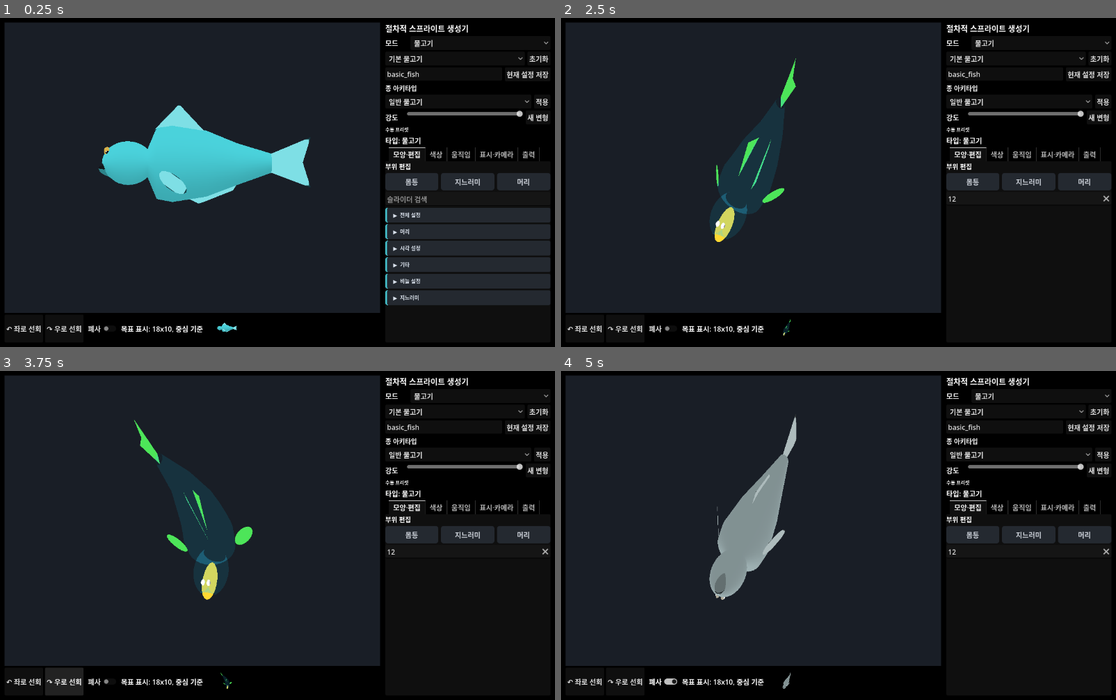
Above: before the commit, frames 1-4 (two rows, left to right).
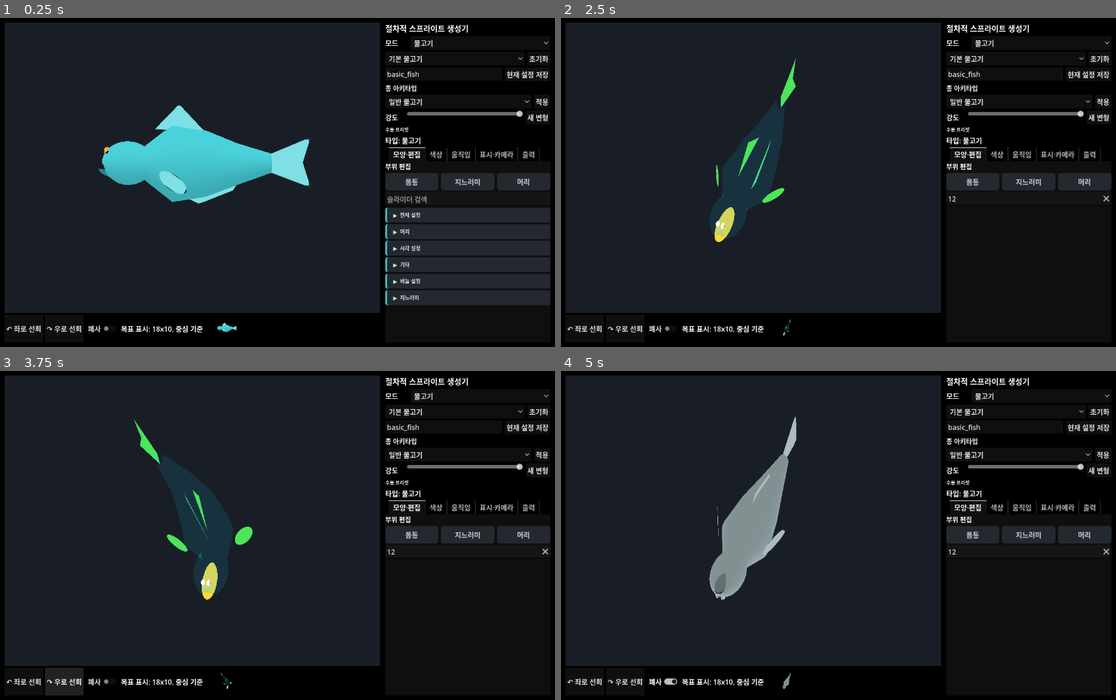
Above: after the commit, the same moments.

Repository: currywhaleshark/aquarium_sprite_mock-up_generator
Game: Godot game, scene res://scenes/Main.tscn
Same seed, same stepped clock (60 frames per second), same inputs: the game is played once before the commit and once after it.
Inputs (mouse positions are in pixels of both pictures, inside the frame that each line leads up to):
- Up to frame 1 (0.25 s): no input
- Up to frame 2 (2.5 s): click (1027, 198) at 0.52 s; type "12" at 0.6 s; tap Enter at 1.25 s; move the mouse to (960, 166) at 1.27 s; hold D 1.28-2 s; tap R at 1.35 s; click (960, 166) at 1.42 s; tap Space at 1.52, 1.82 s; drag from (727, 198) to (810, 248) at 2.02 s
- Up to frame 3 (3.75 s): click "↶ 좌로 선회" at 2.75 s; click "↷ 우로 선회" at 3.5 s
- Up to frame 4 (5 s): click "폐사" at 4.25 s

The runs differ from the first frame. In frame 1, 0.1% of the frame differs, in the area x 26-41%, y 32-96%; in frame 2, less than 0.1%; in frame 3, less than 0.1%; in frame 4, 0.1%.

Commit message:
Use front body as unified weld boundary

Diff:
--- a/scripts/creature/FishRig.gd
+++ b/scripts/creature/FishRig.gd
@@ -484,24 +484,13 @@
 	head_node.set_meta("unified_surface_anchor", true)
 
 
-func _unified_surface_body_start_index(_head_shape: String, head_scale: Vector3) -> int:
-	if head_node == null or shell_profile.size() <= 2:
+func _unified_surface_body_start_index(_head_shape: String, _head_scale: Vector3) -> int:
+	if shell_profile.size() <= 2:
 		return 0
-	var neck_x := head_node.position.x + head_scale.x * 0.5
-	var max_start := maxi(shell_profile.size() - 2, 0)
-	for index in shell_profile.size():
-		if shell_profile[index].x >= neck_x:
-			return _clamp_unified_boundary_index(index, max_start)
-	return max_start
-
-func _clamp_unified_boundary_index(index: int, max_start: int) -> int:
-	var result := clampi(index, 0, max_start)
-	while result < max_start:
-		var ring_id := String(shell_ring_ids[result]) if result < shell_ring_ids.size() else ""
-		if not _is_unified_head_ring_id(ring_id):
-			break
-		result += 1
-	return result
+	var front_body_index := _shell_index_by_id("front_body")
+	if front_body_index >= 0:
+		return clampi(front_body_index, 0, maxi(shell_profile.size() - 2, 0))
+	return 0
 
 func _apply_animated_unified_surface(centers: PackedVector3Array, yaws: PackedFloat32Array) -> void:
 	var body_profile := BodyProfileScript.ensure_body_profile(parameters)
--- a/scripts/tools/UnifiedFishRigSurfaceTest.gd
+++ b/scripts/tools/UnifiedFishRigSurfaceTest.gd
@@ -55,7 +55,7 @@
 	if _failed:
 		return
 	var boundary_id := String(fish.shell_ring_ids[boundary_index])
-	_require(boundary_id != "snout" and boundary_id != "head", "unified fish weld boundary must be generated/internal or body-owned, got %s" % boundary_id)
+	_require(boundary_id == "front_body", "unified fish weld boundary must use the editable front_body ring, not hidden support ring %s" % boundary_id)
 	if _failed:
 		return
 	var boundary_x := fish.shell_profile[boundary_index].x
@@ -71,7 +71,7 @@
 	var front_body_center: Vector3 = fish.body_pivot.to_local(front_body_handle["center"])
 	_require(snout_center.x < head_center.x - 0.02, "unified fish snout handle must sit ahead of the head handle")
 	_require(head_center.x < boundary_x - 0.005, "unified fish head handle must sit ahead of the generated weld boundary")
-	_require(front_body_center.x > boundary_x + 0.005, "unified fish front_body handle must remain behind the generated weld boundary")
+	_require(absf(front_body_center.x - boundary_x) <= 0.005, "unified fish front_body handle must sit on the editable weld boundary")
 	_require(absf(snout_center.x - fish.shell_profile[0].x) > 0.03, "unified fish snout handle must not stay on the old shell-front support ring")
 	if _failed:
 		return
@@ -280,7 +280,7 @@
 				break
 	_require(min_x < shell_front_x - 0.05, "%s unified outer shell must include head vertices ahead of the old shell front" % label)
 	if require_front_boundary:
-		_require(boundary_count == fish.shell_segments + 1, "%s unified outer shell must share the generated boundary ring exactly once" % label)
+		_require(boundary_count == fish.shell_segments + 1, "%s unified outer shell must share the editable boundary ring exactly once" % label)
 
 func _ring_yz_radius(ring: PackedVector3Array) -> float:
 	if ring.is_empty():
--- a/scripts/tools/UnifiedSharkRigSurfaceTest.gd
+++ b/scripts/tools/UnifiedSharkRigSurfaceTest.gd
@@ -51,7 +51,7 @@
 	if _failed:
 		return
 	var boundary_id := String(shark.shell_ring_ids[boundary_index])
-	_require(boundary_id != "snout" and boundary_id != "head", "unified shark weld boundary must be generated/internal or body-owned, got %s" % boundary_id)
+	_require(boundary_id == "front_body", "unified shark weld boundary must use the editable front_body ring, not hidden support ring %s" % boundary_id)
 	if _failed:
 		return
 	var boundary_x := shark.shell_profile[boundary_index].x
@@ -67,7 +67,7 @@
 	var front_body_center: Vector3 = shark.body_pivot.to_local(front_body_handle["center"])
 	_require(snout_center.x < head_center.x - 0.02, "unified shark snout handle must sit ahead of the head handle")
 	_require(head_center.x < boundary_x - 0.005, "unified shark head handle must sit ahead of the generated weld boundary")
-	_require(front_body_center.x > boundary_x + 0.005, "unified shark front_body handle must remain behind the generated weld boundary")
+	_require(absf(front_body_center.x - boundary_x) <= 0.005, "unified shark front_body handle must sit on the editable weld boundary")
 	_require(absf(snout_center.x - shark.shell_profile[0].x) > 0.03, "unified shark snout handle must not stay on the old shell-front support ring")
 	if _failed:
 		return
@@ -150,7 +150,7 @@
 			boundary_count += 1
 	_require(min_x < shell_front_x - 0.05, "%s unified shark mesh must include rostrum vertices ahead of the old shell front" % label)
 	if label == "rest pose":
-		_require(boundary_count == shark.shell_segments + 1, "%s unified shark mesh must share the generated boundary ring exactly once" % label)
+		_require(boundary_count == shark.shell_segments + 1, "%s unified shark mesh must share the editable boundary ring exactly once" % label)
 
 func _assert_unified_boundary_ring(shark: SharkRig, label: String, animated: bool = false) -> void:
 	var outer := shark.get_node_or_null("BodyPivot/OuterShell") as MeshInstance3D
Not shown, changed: docs/superpowers/plans/2026-06-20-unified-head-ring-semantics-implementation.md
Not shown, changed: docs/superpowers/specs/2026-06-20-unified-head-ring-semantics-design.md
